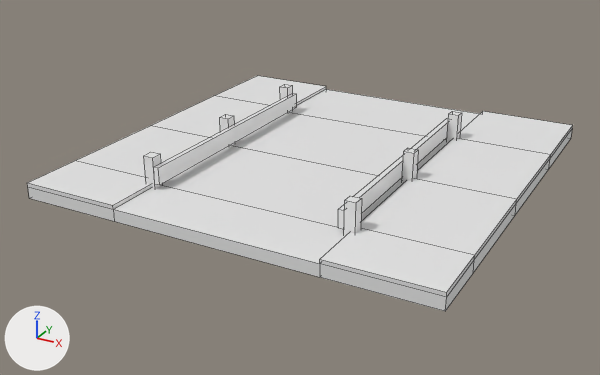
One commit to the FBX model models/SM_road_001a.fbx: the scene before it, then after it.
Camera for both pictures: a 50 mm lens placed at (0.0992, -0.1941, 0.0888), pointed at (-0.0036, -0.0073, -0.0046). Lighting does not change. The marker at lower left points along +X, +Y and +Z. The first picture is the older version. Mesh edges are drawn as thin lines. Where no turn or scale is listed for an object, it has been applied to the vertices.

The older version as bpy lines, for what is in view:
```python
me_mesh = bpy.data.meshes.new('Mesh')
me_mesh.from_pydata(...)  # 124 vertices, 106 faces; spans x -0.0562..0.0562, y -0.0562..0.0562, z -0.0059..0.0059
me_mesh.materials.append(mat_openpbr_shader1)  # white #e7e7e7
ob_sm_road_001a = bpy.data.objects.new('SM_road_001a', me_mesh)
ob_sm_road_001a.location = (0.0, 0.0, 0.0059)
```
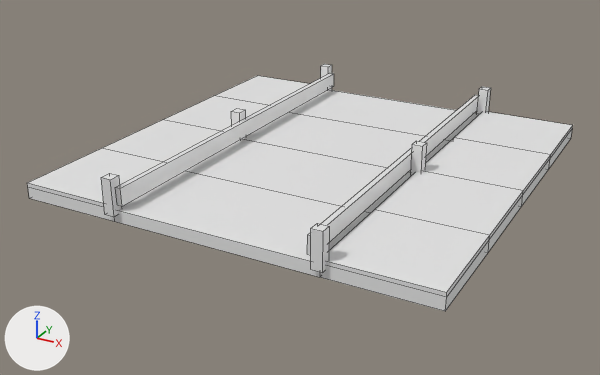
Location of each change, (x1, y1, x2, y2) in pixels of the pictures (600 x 375 px; the box of a moved part takes in the faces that stretch with it):
'SM_road_001a', reshaped
    before: (27, 76, 573, 311)
    after: (27, 64, 573, 311)
part 1 of me_mesh, moved or reshaped
    before: (144, 152, 162, 189)
    after: (101, 173, 122, 216)
part 2 of me_mesh, moved or reshaped
    before: (280, 84, 292, 113)
    after: (321, 64, 332, 91)
part 3 of me_mesh, moved or reshaped
    before: (220, 114, 235, 147)
    after: (231, 109, 246, 141)
part 4 of me_mesh, moved or reshaped
    before: (402, 148, 418, 183)
    after: (411, 141, 427, 175)
part 5 of me_mesh, moved or reshaped
    before: (344, 196, 362, 235)
    after: (311, 223, 329, 272)
part 6 of me_mesh, moved or reshaped
    before: (447, 111, 462, 142)
    after: (477, 87, 491, 115)
part 7 of me_mesh, moved or reshaped
    before: (154, 167, 344, 229)
    after: (115, 187, 311, 255)
part 8 of me_mesh, moved or reshaped
    before: (150, 96, 550, 215)
    after: (163, 96, 550, 205)
part 9 of me_mesh, moved or reshaped
    before: (28, 126, 209, 209)
    after: (28, 120, 220, 203)
part 10 of me_mesh, moved or reshaped
    before: (114, 146, 403, 264)
    after: (118, 139, 412, 261)
part 11 of me_mesh, moved or reshaped
    before: (321, 179, 517, 311)
    after: (326, 171, 523, 311)
part 12 of me_mesh, moved or reshaped
    before: (154, 93, 449, 213)
    after: (117, 73, 478, 242)

Edits to the bpy script that builds the scene:
```text
Change me_mesh:
    used by ob_sm_road_001a; location = (0.0, 0.0, 0.0059)
    remove me_mesh.from_pydata(...)  # 124 vertices, 106 faces; spans x -0.0562..0.0562, y -0.0562..0.0562, z -0.0059..0.0059
    add me_mesh.from_pydata(...)  # 124 vertices, 106 faces; spans x -0.0562..0.0562, y -0.0577..0.0577, z -0.0059..0.0059
    me_mesh part 1: the loose piece of 8 vertices spanning x -0.0296..-0.0267, y -0.0417..-0.0388, z -0.0037..0.0059 is moved by (0.0, -0.016, 0.0)
    me_mesh part 2: the loose piece of 8 vertices spanning x -0.0296..-0.0267, y 0.0268..0.0297, z -0.0037..0.0059 is moved by (0.0, 0.028, 0.0)
    me_mesh part 3: the loose piece of 8 vertices spanning x -0.0296..-0.0267, y -0.0075..-0.0046, z -0.0037..0.0059 is moved by (0.0, 0.006, 0.0)
    me_mesh part 4: the loose piece of 8 vertices spanning x 0.0267..0.0296, y -0.0075..-0.0046, z -0.0037..0.0059 is moved by (0.0, 0.006, 0.0)
    me_mesh part 5: the loose piece of 8 vertices spanning x 0.0267..0.0296, y -0.0417..-0.0388, z -0.0037..0.0059 is moved by (0.0, -0.016, 0.0)
    me_mesh part 6: the loose piece of 8 vertices spanning x 0.0267..0.0296, y 0.0268..0.0297, z -0.0037..0.0059 is moved by (0.0, 0.028, 0.0)
    me_mesh part 7: all 8 vertices in x -0.0267..0.0267, y -0.0417, z -0.0012..0.0034 are moved by (0.0, -0.0146, 0.0)
    me_mesh part 8: all 12 vertices in x -0.0562..0.0562, y -0.006, z -0.0059..-0.0016 are moved by (0.0, 0.006, 0.0)
    me_mesh part 9: all 3 vertices in x -0.0281, y -0.0388, z -0.0059..-0.0016 are moved by (0.0, 0.0107, 0.0)
    me_mesh part 10: all 3 vertices in x 0.0281, y -0.0388, z -0.0059..-0.0016 are moved by (0.0, 0.0107, 0.0)
    me_mesh part 11: all 3 vertices in x 0.0562, y -0.0388, z -0.0059..-0.0016 are moved by (0.0, 0.0107, 0.0)
    me_mesh part 12: all 8 vertices in x -0.0267..0.0267, y 0.0297, z -0.0012..0.0034 are moved by (0.0, 0.0266, 0.0)
    other edits to the shape of me_mesh do not show in these pictures
```
